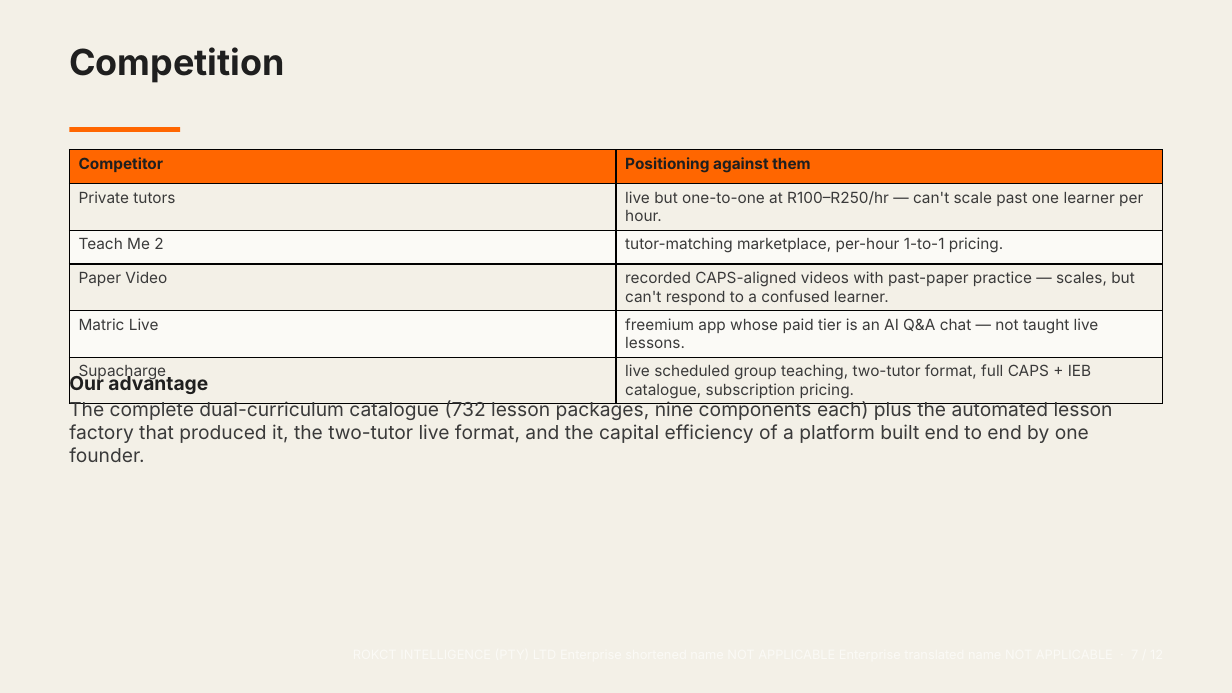
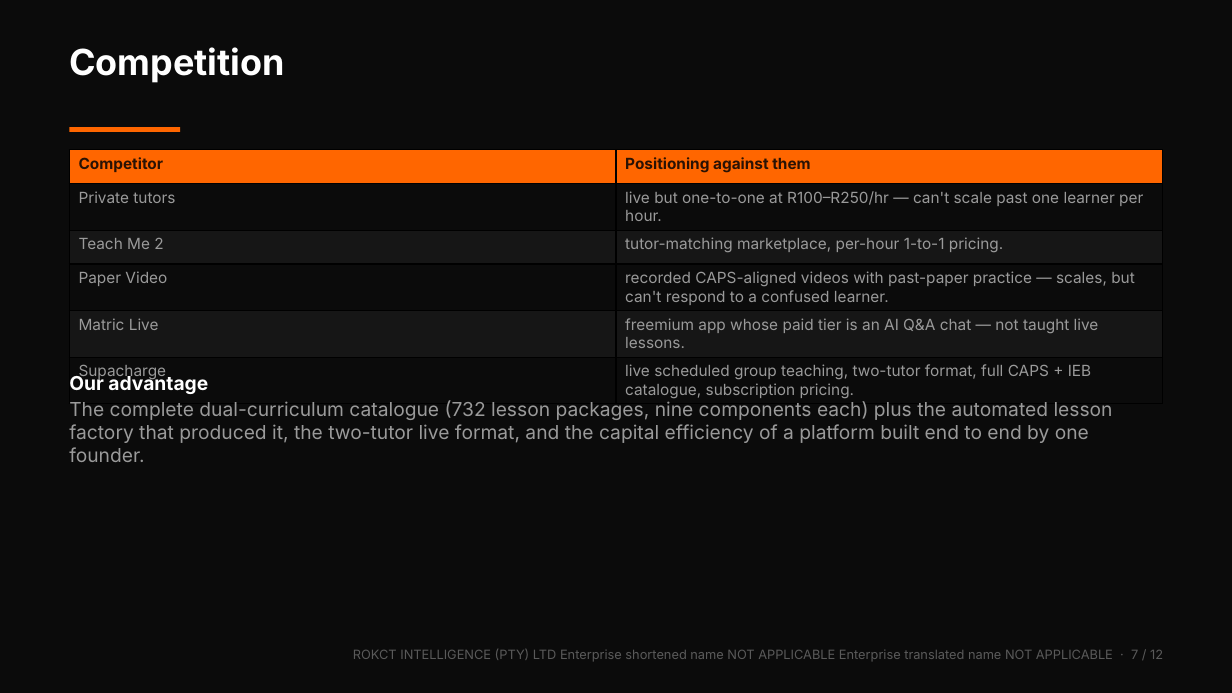
Before and after one commit to RokctAI/supacharge, a slide deck: slide 7 of marketing/pitch/supacharge-pitch-deck.pptx. Drawn at 1232x693 pixels with LibreOffice and Linux fonts; fonts in the diff are those of the drawing. Boxes give left, top, right and bottom in pixels: in the first picture for what was removed or moved away, otherwise in the second. Text is boxed around its words. In the diff, an @@ line names an element or a change of style, - is before the commit and + after.

```diff
--- a/marketing/pitch/supacharge-pitch-deck.pptx
+++ b/marketing/pitch/supacharge-pitch-deck.pptx
@@ background #F3F0E7 to #0B0B0B @@
@@ text "Competition" at box(69, 47, 284, 83): text colour #1F1F1F to #FFFFFF @@
@@ table at box(69, 150, 1164, 402) @@
@@ fill #FBFAF6 to #161616 in 4 cells @@
@@ text colour #1F1F1F to #2A1204 in "Competitor", "Positioning against them" @@
@@ text colour #3A3A3A to #9A9A9A @@
@@ text "Our advantage" at box(69, 374, 1113, 462): text colour #1F1F1F to #FFFFFF in "Our advantage"; text colour #3A3A3A to #9A9A9A @@
@@ text added at box(353, 649, 1163, 662), 10 pt, text #5A5A5A @@
+ROKCT INTELLIGENCE (PTY) LTD Enterprise shortened name NOT APPLICABLE Enterprise translated name NOT APPLICABLE · 7 / 12
```
Also in this commit, not shown: 11 other slides changed.
